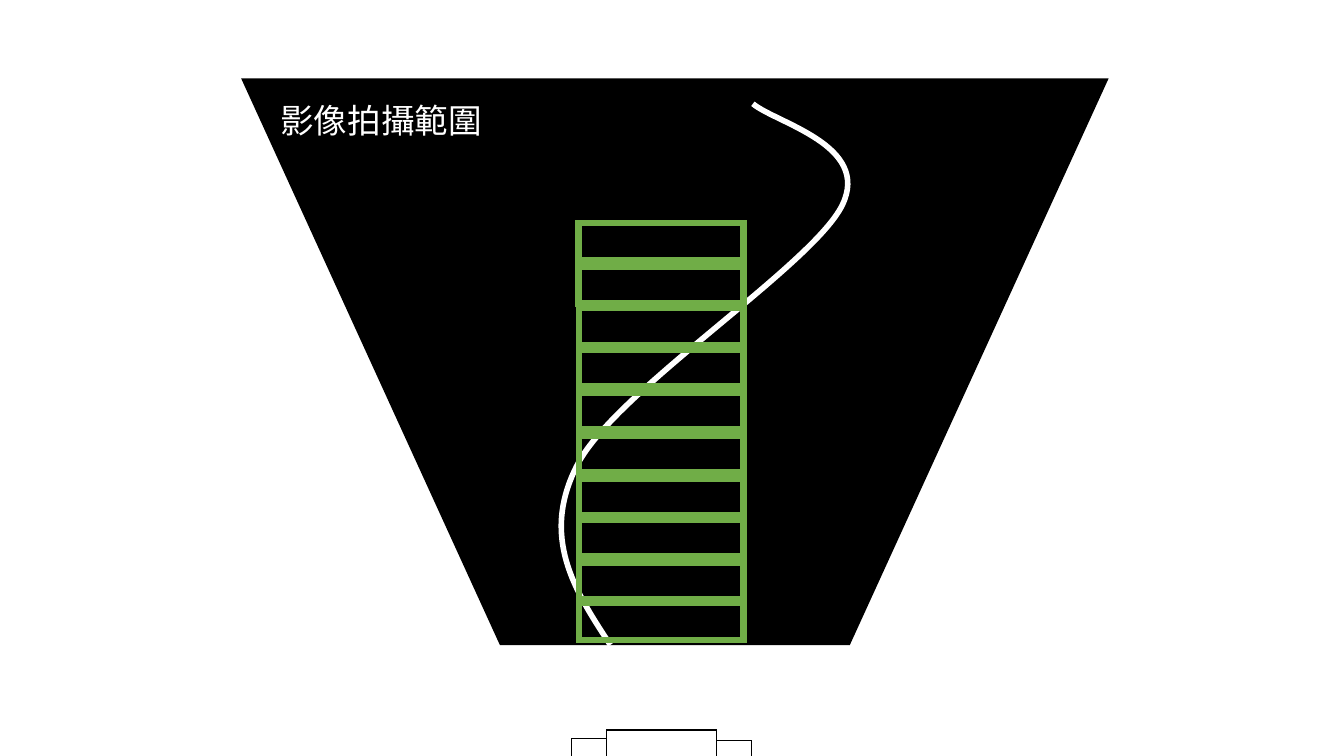
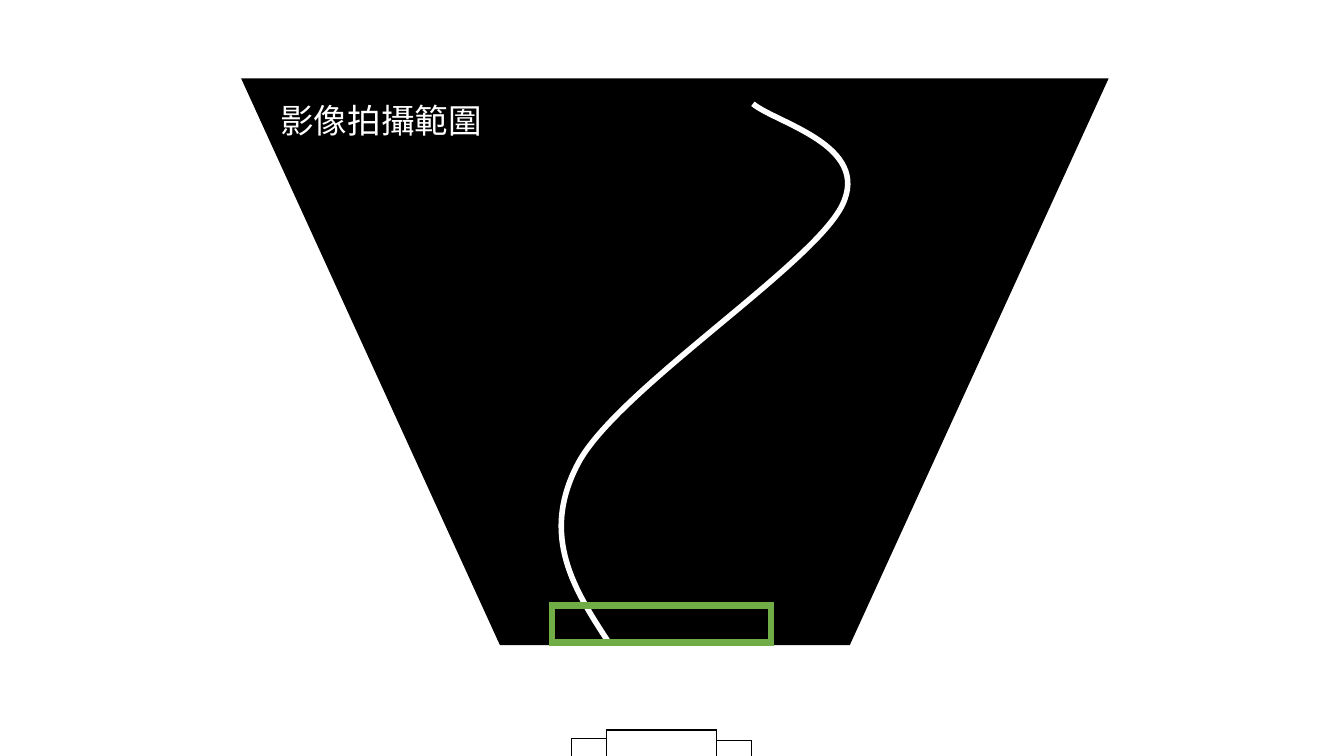
Before and after one commit to PrinceLego/Mechatronics_Integration, a slide deck: slide 4 of final_project/test.pptx. Drawn at 1344x756 pixels with LibreOffice and Linux fonts; fonts in the diff are those of the drawing. Boxes give left, top, right and bottom in pixels: in the first picture for what was removed or moved away, otherwise in the second. Text is boxed around its words. In the diff, an @@ line names an element or a change of style, - is before the commit and + after.

```diff
--- a/final_project/test.pptx
+++ b/final_project/test.pptx
@@ group removed at [577,221,746,643]: 9 frames @@
@@ frame: place and size @@
-frame at [577,390,746,433]
+frame at [549,603,773,645]
```
Also in this commit, not shown: 1 other slide changed, 11 slides added, 9 other files.
